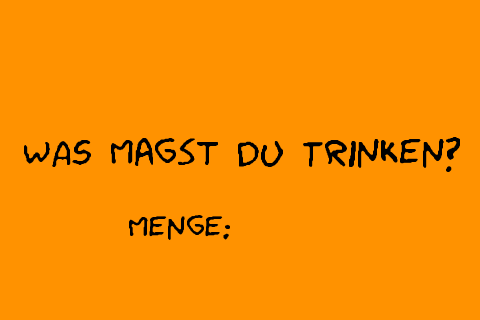
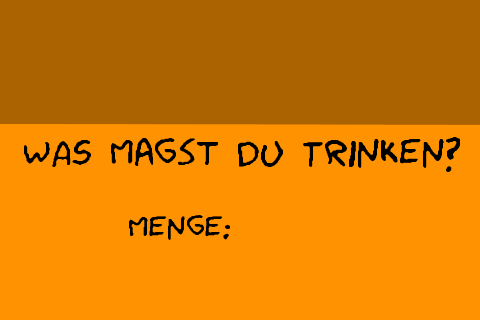
The second 480x320 image is a revision of the first. Changes to its layers:
renamed "asdf" to "Layer #1", showed it, opacity 10% → 33%, moved it above "WAS Magst Du Trinken?", painted on it over [0, 0, 480, 125]
